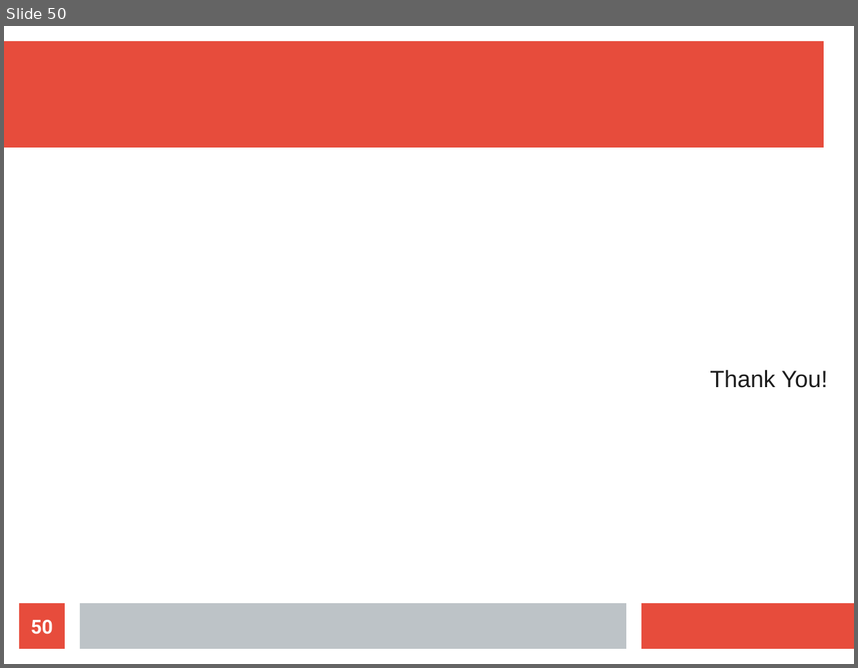
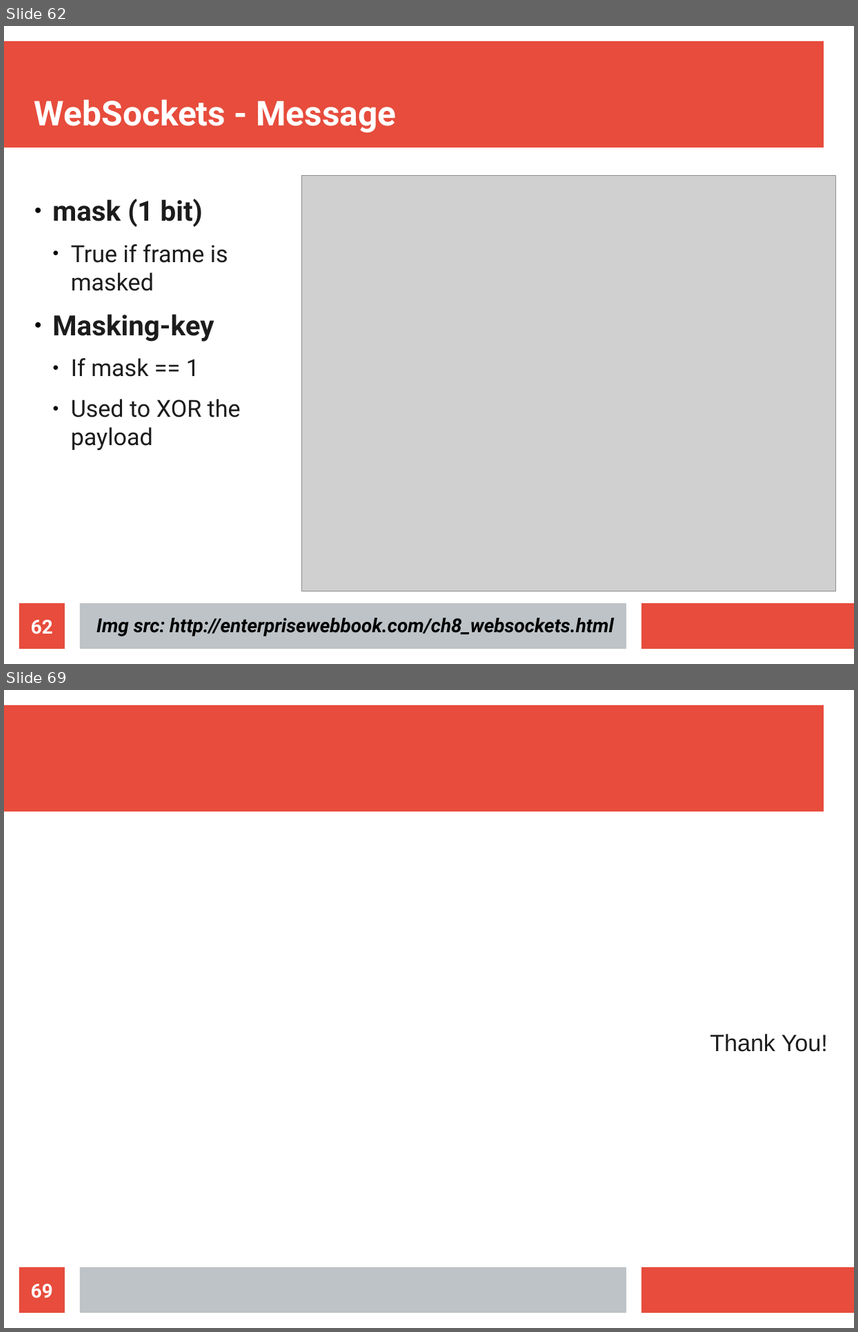
Before and after one commit to maxotta/pia-labs, a slide deck: lectures/ws_wsockets/ws_wsockets.odp. Shown one above the other, each under a label of ours: slide 50 before the commit, slides 62 and 69 after it; the slides between them are not shown. The pictures are 858x668 and 858x1332 pixels, drawn with LibreOffice and Linux fonts; fonts in the diff are those of the drawing; grey boxes stand for pictures. Boxes give left, top, right and bottom in pixels: in the first picture for what was removed or moved away, otherwise in the second. Text is boxed around its words. In the diff, an @@ line names an element or a change of style, - is before the commit and + after.

Commit message:
[lec-wss] websockets

```diff
--- a/lectures/ws_wsockets/ws_wsockets.odp
+++ b/lectures/ws_wsockets/ws_wsockets.odp
@@ slide 62 added at box(4, 26, 854, 664), background #FFFFFF; not listed: 3 template elements that a slide beside it also shows @@
@@ title added at box(34, 99, 396, 133), 32 pt, text #FFFFFF, bold @@
+WebSockets - Message
@@ picture added at box(302, 176, 836, 591) @@
@@ text added at box(52, 198, 241, 450), 22 pt, text #1C1C1C @@
+● mask (1 bit)
+  ● True if frame is masked
+● Masking-key
+  ● If mask == 1
+  ● Used to XOR the payload
@@ page number added at box(19, 603, 65, 648), fill #E74C3C, 18 pt, text #FFFFFF, bold @@
+62
@@ text added at box(96, 617, 613, 636), 18 pt, text #000000, bold, italic @@
+Img src: http://enterprisewebbook.com/ch8_websockets.html
@@ what was slide 50 is now slide 69 @@
@@ page number at box(31, 1283, 53, 1298): text changed @@
-50
+69
```
Also in this commit, not shown: 2 slides changed, 18 other slides added, 4 other files.
